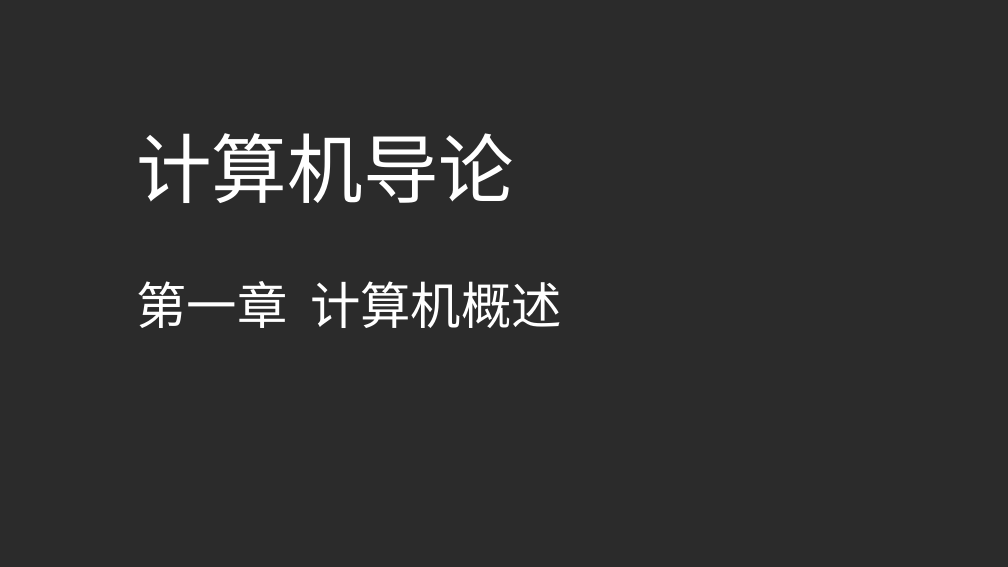
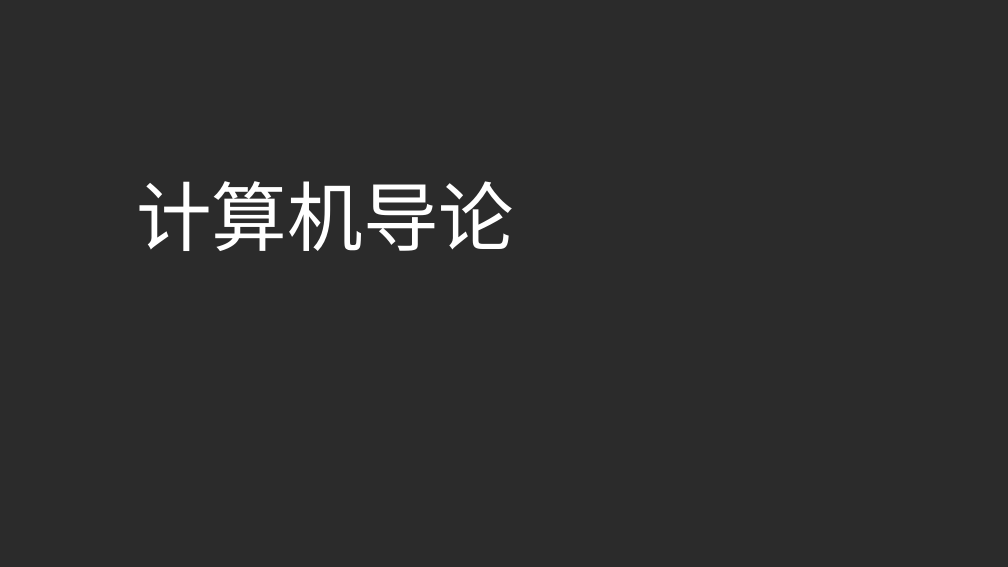
Before and after one commit to edu2act/course-computerIntroduction, a slide deck: slide 1 of materials/slides/ch01.pptx. Drawn at 1008x567 pixels with LibreOffice and Linux fonts; fonts in the diff are those of the drawing; background and template pictures are left out; a plain dark background stands for a picture behind light text. Boxes give left, top, right and bottom in pixels: in the first picture for what was removed or moved away, otherwise in the second. Text is boxed around its words. In the diff, an @@ line names an element or a change of style, - is before the commit and + after.

```diff
--- a/materials/slides/ch01.pptx
+++ b/materials/slides/ch01.pptx
@@ text "计算机导论": place and size @@
-text "计算机导论" at [136, 133, 514, 203]
+text "计算机导论" at [136, 181, 514, 251]
@@ text removed at [136, 281, 562, 328] @@
-第一章 计算机概述
```
Also in this commit, not shown: 4 other slides changed, 3 other files.
